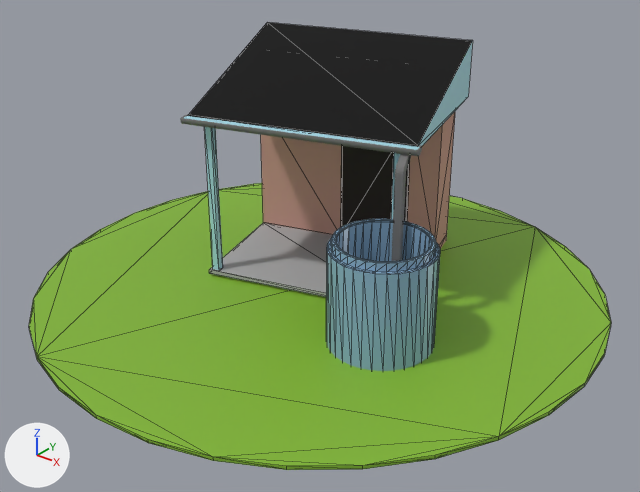
Renders of the glTF model water/Assets/BSN_Water_Main.gltf from each side of a commit.
Both versions are drawn from a 50 mm lens placed at (24.7, -30.8, 20.6), pointed at (0.8, -1.0, 2.1). The lights are fixed; the arrows at lower left show +X, +Y and +Z. Mesh edges are drawn as thin lines on the coarser meshes. Where no turn or scale is listed for an object, it has been applied to the vertices.

Names of what the first picture shows: 'Barrel', 'Concrete', 'Grass', 'Gutter', 'GutterPipe', 'HouseWall', 'Pillar2', 'Roof', 'WaterGutter'.
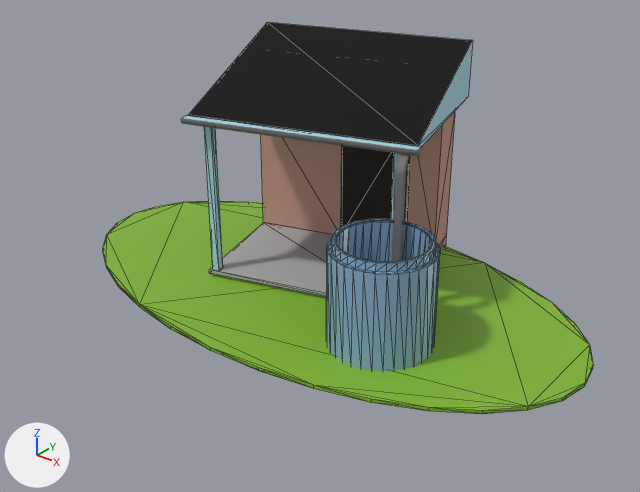
What differs and where, as boxes (x1, y1, x2, y2) in the pictures (640 x 492 px):
'Grass', rescaled (16% narrower, 26% shorter)
    before: (29, 183, 611, 470)
    after: (103, 201, 593, 414)

The edits, one by one:
Object 'Grass' (ob_grass) is rescaled from (1.31, 1.31, 1.31) to (1.31, 0.723, 1.31).
